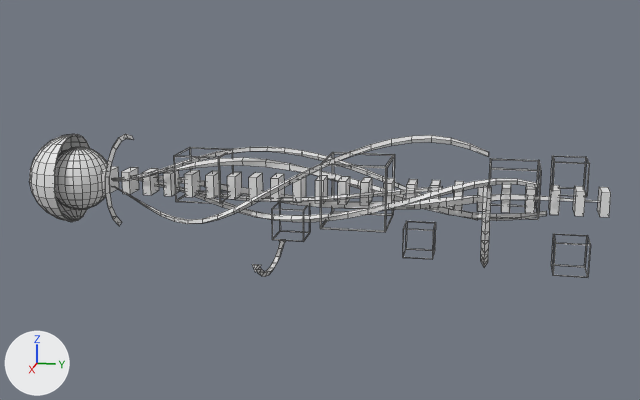
Before and after pictures for a commit that changed the OBJ model Assets/Models/UpperArm/bras_0007.obj.
Before and after are seen from a 50 mm lens placed at (1.232, 0.265, 0.292), pointed at (-0.015, 0.016, -0.02). Every picture has the same lights, and +X, +Y and +Z are marked at lower left. Mesh edges are drawn as thin lines. Where no turn or scale is listed for an object, it has been applied to the vertices. Vertices at the same position are counted once.

Objects in the first picture: 'bras_0007'.
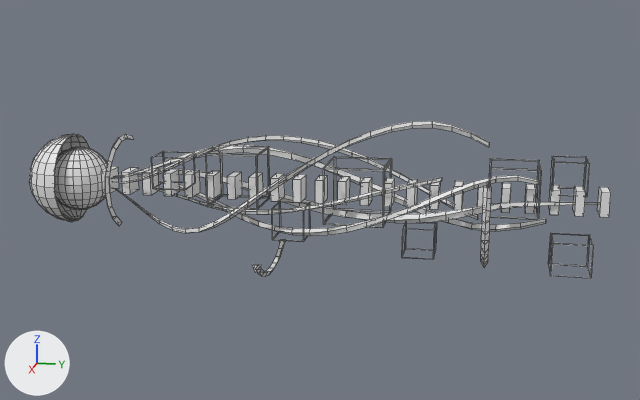
Where the change shows, as pixel boxes (x1, y1, x2, y2) in the pictures (640 x 400 px; the box of a moved part takes in the faces that stretch with it):
```json
{"object": "bras_0007", "change": "reshaped", "before": [29, 134, 611, 278], "after": [29, 121, 611, 278], "on screen": "9% taller"}
{"part": 1, "of": "me_bras_0007", "change": "moved or reshaped", "before": [320, 152, 395, 232], "after": [151, 151, 195, 190]}
{"part": 2, "of": "me_bras_0007", "change": "moved or reshaped", "before": [551, 234, 591, 278], "after": [549, 233, 594, 278]}
{"part": 3, "of": "me_bras_0007", "change": "moved or reshaped", "before": [174, 147, 234, 204], "after": [206, 146, 270, 209]}
{"part": 4, "of": "me_bras_0007", "change": "added", "after": [402, 222, 437, 259]}
{"part": 5, "of": "me_bras_0007", "change": "moved or reshaped", "before": [403, 221, 436, 259], "after": [323, 156, 392, 228]}
{"part": 6, "of": "me_bras_0007", "change": "rebuilt", "before": [116, 135, 489, 224], "after": [115, 121, 489, 233], "on screen": "26% taller"}
{"part": 7, "of": "me_bras_0007", "change": "rebuilt", "before": [113, 147, 477, 220], "after": [112, 135, 478, 220], "on screen": "16% taller"}
{"part": 8, "of": "me_bras_0007", "change": "rebuilt", "before": [138, 178, 539, 222], "after": [120, 175, 539, 236], "on screen": "38% taller"}
{"part": 9, "of": "me_bras_0007", "change": "rebuilt", "before": [157, 184, 442, 202], "after": [158, 177, 442, 214], "on screen": "100% taller"}
{"part": 10, "of": "me_bras_0007", "change": "moved or reshaped", "before": [113, 157, 600, 221], "after": [112, 144, 600, 231]}
```

Edits to the scene script, one JSON object a line:
```json
{"block": "me_bras_0007", "where": "# used by ob_bras_0007; location = (0.0, 0.0, 0.0)"}
{"op": "remove", "block": "me_bras_0007", "code": "me_bras_0007.from_pydata(...)  # 1535 vertices, 1462 faces; spans x -0.126..0.1, y -0.437..0.421, z -0.132..0.083"}
{"op": "add", "block": "me_bras_0007", "code": "me_bras_0007.from_pydata(...)  # 1567 vertices, 1487 faces; spans x -0.126..0.103, y -0.437..0.421, z -0.132..0.103"}
{"block": "me_bras_0007", "change": "me_bras_0007 part 1: the loose piece of 32 vertices spanning x -0.046..0.046, y 0.028..0.121, z -0.046..0.046 is scaled about its middle by (0.5, 0.524, 0.5), then moved by (0.025, -0.269, 0.024)"}
{"block": "me_bras_0007", "change": "me_bras_0007 part 2: the loose piece of 32 vertices spanning x -0.011..0.036, y 0.351..0.397, z -0.098..-0.051 is scaled about its middle by (1.14, 1.15, 1)"}
{"block": "me_bras_0007", "change": "me_bras_0007 part 3: the loose piece of 32 vertices spanning x -0.019..0.049, y -0.184..-0.117, z -0.017..0.051 is scaled about its middle by (1, 1.12, 1.16), then moved by (0.0, 0.051, 0.0)"}
{"block": "me_bras_0007", "change": "me_bras_0007 part 4: the loose piece of 32 vertices spanning x -0.046..0.046, y 0.028..0.121, z -0.046..0.046 is copied, and the copy is scaled about its middle by (0.5, 0.524, 0.5), then moved by (-0.103, 0.081, -0.098); it spans x -0.126..-0.079, y 0.132..0.181, z -0.121..-0.075"}
{"block": "me_bras_0007", "change": "me_bras_0007 part 5: the loose piece of 32 vertices spanning x -0.126..-0.079, y 0.133..0.179, z -0.121..-0.075 is scaled about its middle by (1.86, 1.85, 1.76), then moved by (0.103, -0.081, 0.098)"}
{"block": "me_bras_0007", "change": "me_bras_0007 part 6: the loose piece of 98 vertices spanning x -0.047..0.084, y -0.353..0.256, z -0.051..0.083 is rebuilt with 98 vertices and now spans x -0.06..0.103, y -0.353..0.256, z -0.062..0.103"}
{"block": "me_bras_0007", "change": "me_bras_0007 part 7: the loose piece of 98 vertices spanning x -0.059..0.03, y -0.298..0.245, z -0.043..0.058 is rebuilt with 98 vertices and now spans x -0.076..0.044, y -0.298..0.245, z -0.047..0.076"}
{"block": "me_bras_0007", "change": "me_bras_0007 part 8: the loose piece of 98 vertices spanning x -0.03..0.05, y -0.337..0.326, z -0.05..0.032 is rebuilt with 98 vertices and now spans x -0.045..0.068, y -0.337..0.326, z -0.068..0.038"}
{"block": "me_bras_0007", "change": "me_bras_0007 part 9: the loose piece of 98 vertices spanning x -0.01..0.022, y -0.243..0.195, z -0.021..0.015 is rebuilt with 98 vertices and now spans x -0.016..0.042, y -0.243..0.195, z -0.04..0.03"}
{"block": "me_bras_0007", "change": "me_bras_0007 part 10: 4 vertices moved within x 0.004, y -0.437..-0.336, z 0.002; 191 vertices removed from x -0.043..0.026, y -0.437..0.421, z -0.037..0.04; 191 vertices added at x -0.063..0.036, y -0.437..0.421, z -0.054..0.058"}
```
